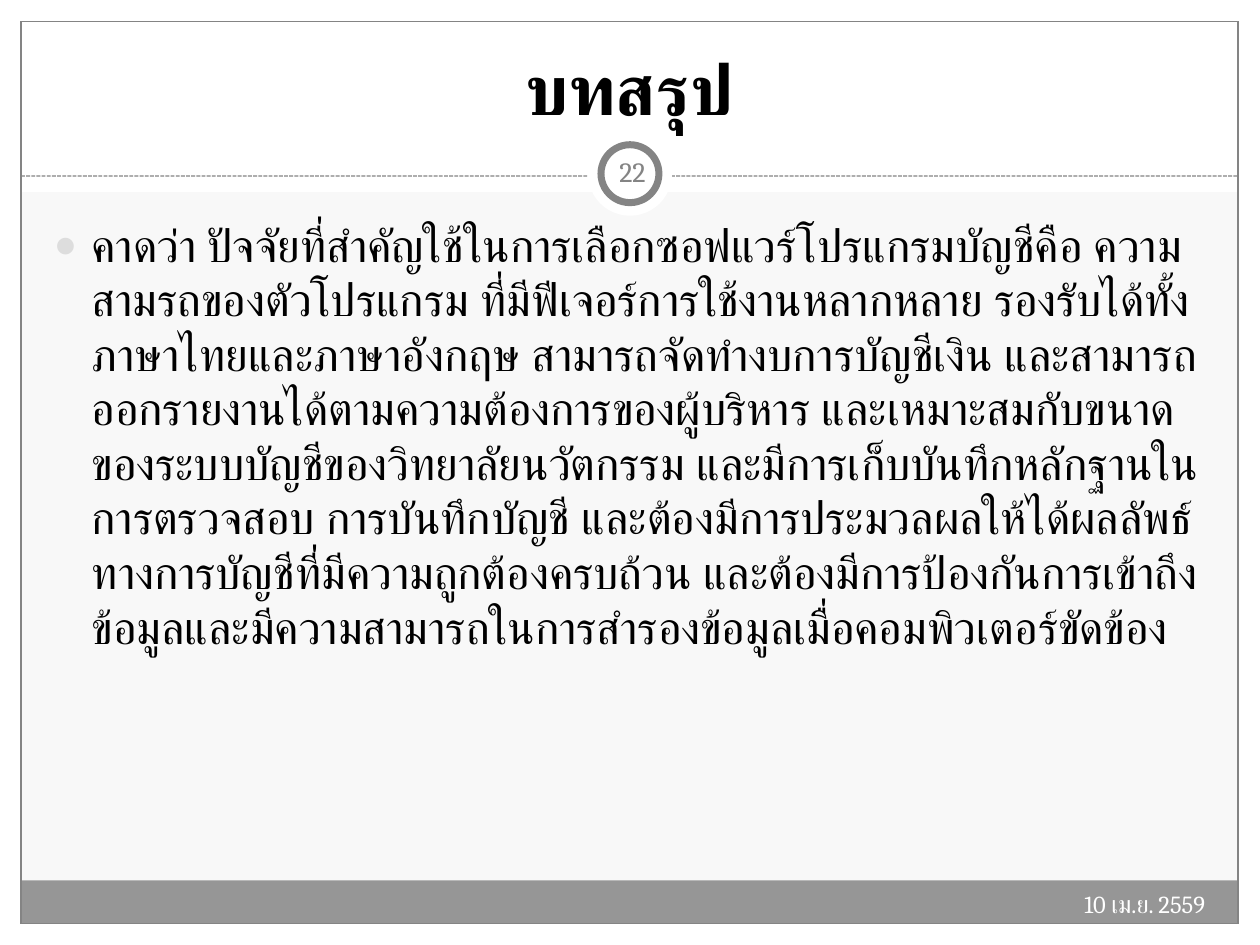
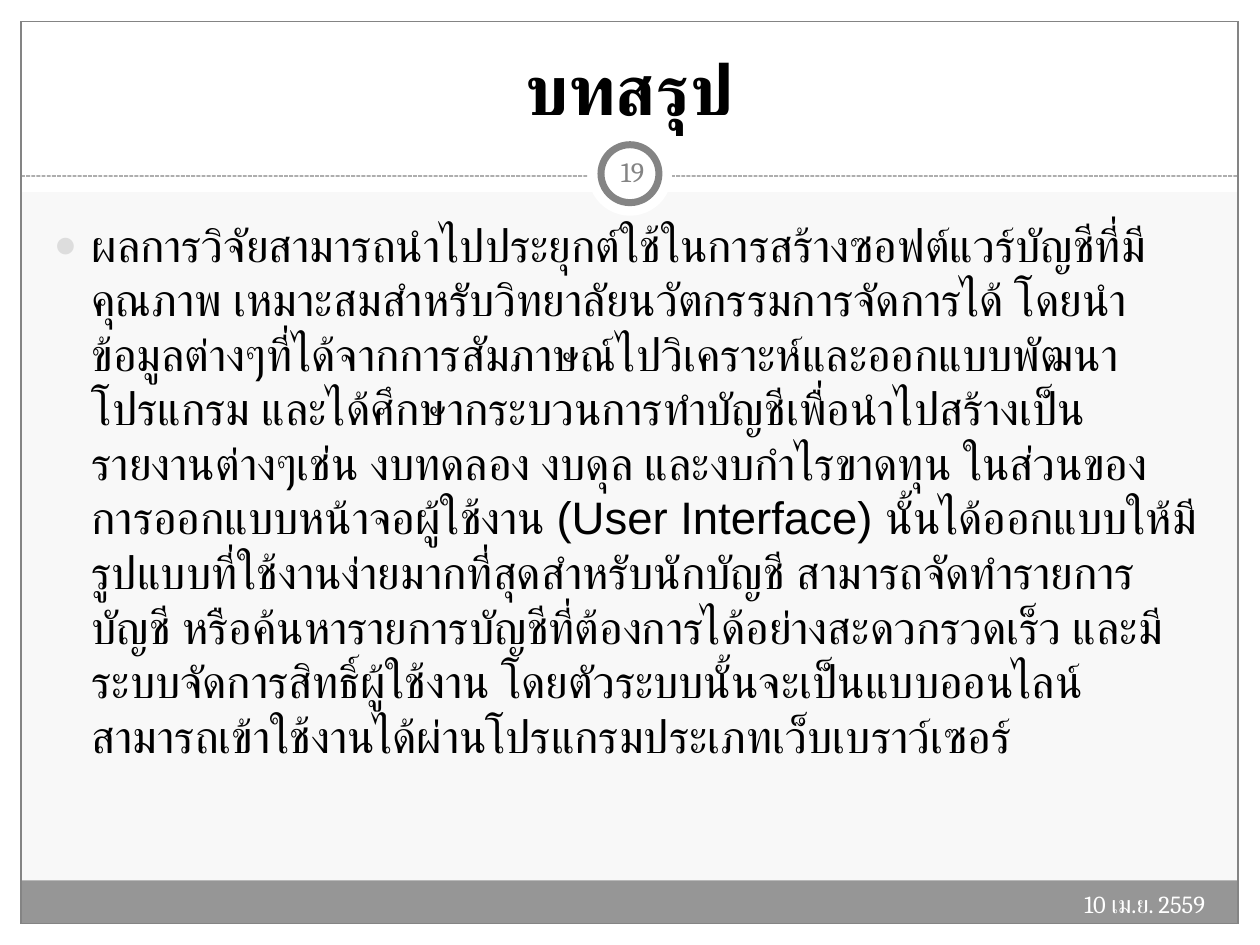
Before and after one commit to Tanandara/research, a slide deck: slide 19 of ฐานันดร์(โปรแกรมบัญชี RCIM)-Workshop (MBA).pptx (slide 22 before the commit). Drawn at 1260x945 pixels with LibreOffice and Linux fonts; fonts in the diff are those of the drawing. Boxes give left, top, right and bottom in pixels: in the first picture for what was removed or moved away, otherwise in the second. Text is boxed around its words. In the diff, an @@ line names an element or a change of style, - is before the commit and + after.

```diff
--- a/ฐานันดร์(โปรแกรมบัญชี RCIM)-Workshop (MBA).pptx
+++ b/ฐานันดร์(โปรแกรมบัญชี RCIM)-Workshop (MBA).pptx
@@ page number at bbox=[621, 163, 644, 182]: text changed @@
-22
+19
@@ text at bbox=[92, 226, 1196, 754]: text changed @@
-● คาดว่า ปัจจัยที่สำคัญใช้ในการเลือกซอฟแวร์โปรแกรมบัญชีคือ ความสามรถของตัวโปรแกรม ที่มีฟีเจอร์การใช้งานหลากหลาย รองรับได้ทั้งภาษาไทยและภาษาอังกฤษ สามารถจัดทำงบการบัญชีเงิน และสามารถออกรายงานได้ตามความต้องการของผู้บริหาร และเหมาะสมกับขนาดของระบบบัญชีของวิทยาลัยนวัตกรรม และมีการเก็บบันทึกหลักฐานในการตรวจสอบ การบันทึกบัญชี และต้องมีการประมวลผลให้ได้ผลลัพธ์ทางการบัญชีที่มีความถูกต้องครบถ้วน และต้องมีการป้องกันการเข้าถึงข้อมูลและมีความสามารถในการสำรองข้อมูลเมื่อคอมพิวเตอร์ขัดข้อง
+● ผลการวิจัยสามารถนำไปประยุกต์ใช้ในการสร้างซอฟต์แวร์บัญชีที่มีคุณภาพ เหมาะสมสำหรับวิทยาลัยนวัตกรรมการจัดการได้ โดยนำข้อมูลต่างๆที่ได้จากการสัมภาษณ์ไปวิเคราะห์และออกแบบพัฒนาโปรแกรม และได้ศึกษากระบวนการทำบัญชีเพื่อนำไปสร้างเป็นรายงานต่างๆเช่น งบทดลอง งบดุล และงบกำไรขาดทุน ในส่วนของการออกแบบหน้าจอผู้ใช้งาน (User Interface) นั้นได้ออกแบบให้มีรูปแบบที่ใช้งานง่ายมากที่สุดสำหรับนักบัญชี สามารถจัดทำรายการบัญชี หรือค้นหารายการบัญชีที่ต้องการได้อย่างสะดวกรวดเร็ว และมีระบบจัดการสิทธิ์ผู้ใช้งาน โดยตัวระบบนั้นจะเป็นแบบออนไลน์สามารถเข้าใช้งานได้ผ่านโปรแกรมประเภทเว็บเบราว์เซอร์
```
Also in this commit, not shown: 9 other slides changed, 1 slide added, 4 slides removed, 2 other files.
